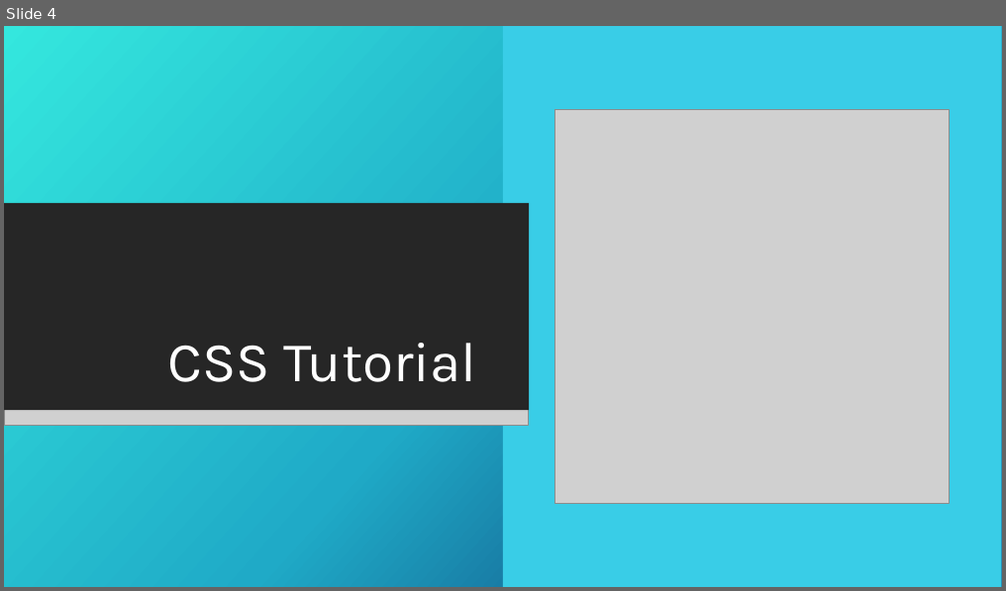
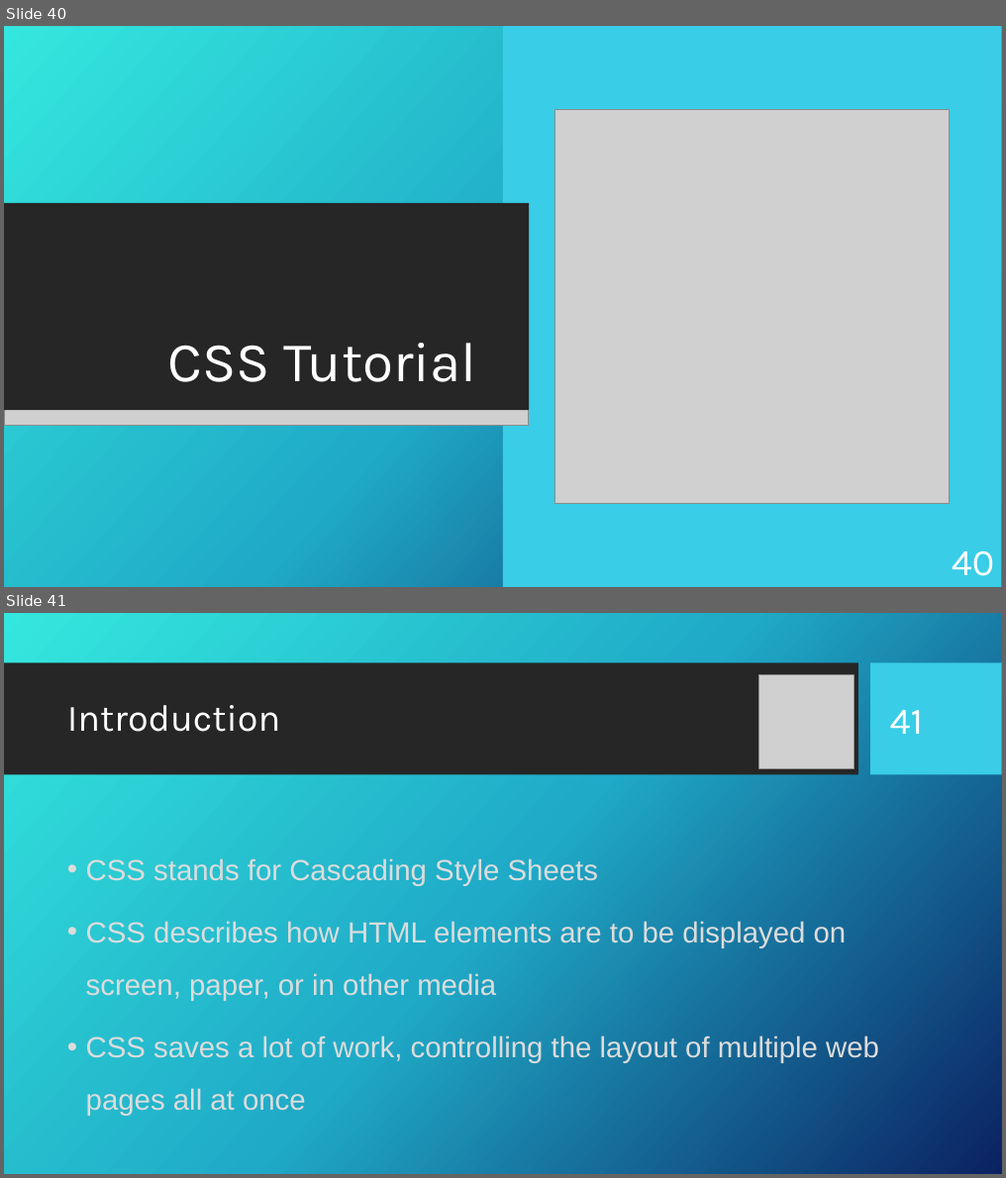
Before and after one commit to KurtAbraham/CS451, a slide deck: CS 451-KAbraham-Internet Technologies Tutorials.pptx. Shown one above the other, each under a label of ours: slide 4 before the commit, slides 40 and 41 after it. The pictures are 1006x591 and 1006x1178 pixels, drawn with LibreOffice and Linux fonts; fonts in the diff are those of the drawing; grey boxes stand for pictures; background and template pictures are left out. Boxes give left, top, right and bottom in pixels: in the first picture for what was removed or moved away, otherwise in the second. Text is boxed around its words. In the diff, an @@ line names an element or a change of style, - is before the commit and + after.

```diff
--- a/CS 451-KAbraham-Internet Technologies Tutorials.pptx
+++ b/CS 451-KAbraham-Internet Technologies Tutorials.pptx
@@ slide 41 added at [4, 613, 1002, 1174], background picture (left out) @@
@@ rectangle added at [4, 663, 858, 775], fill #262626 @@
@@ rectangle added at [871, 663, 1002, 775], fill #39CDE7 @@
@@ picture added at [759, 674, 853, 768] @@
@@ title added at [67, 705, 281, 732], 36 pt, text #FFFFFF @@
+Introduction
@@ page number added at [890, 710, 924, 734], 36 pt, text #FFFFFF @@
+41
@@ text added at [86, 859, 879, 1116], 28 pt, text #DCDCDC @@
+• CSS stands for Cascading Style Sheets
+• CSS describes how HTML elements are to be displayed on screen, paper, or in other media
+• CSS saves a lot of work, controlling the layout of multiple web pages all at once
@@ what was slide 4 is now slide 40 @@
@@ slide 40 changed as well @@
@@ page number added at [951, 552, 995, 576], 36 pt, text #FFFFFF @@
+40
```
Also in this commit, not shown: 2 other slides changed, 84 other slides added, 1 slide removed, 10 other files.
